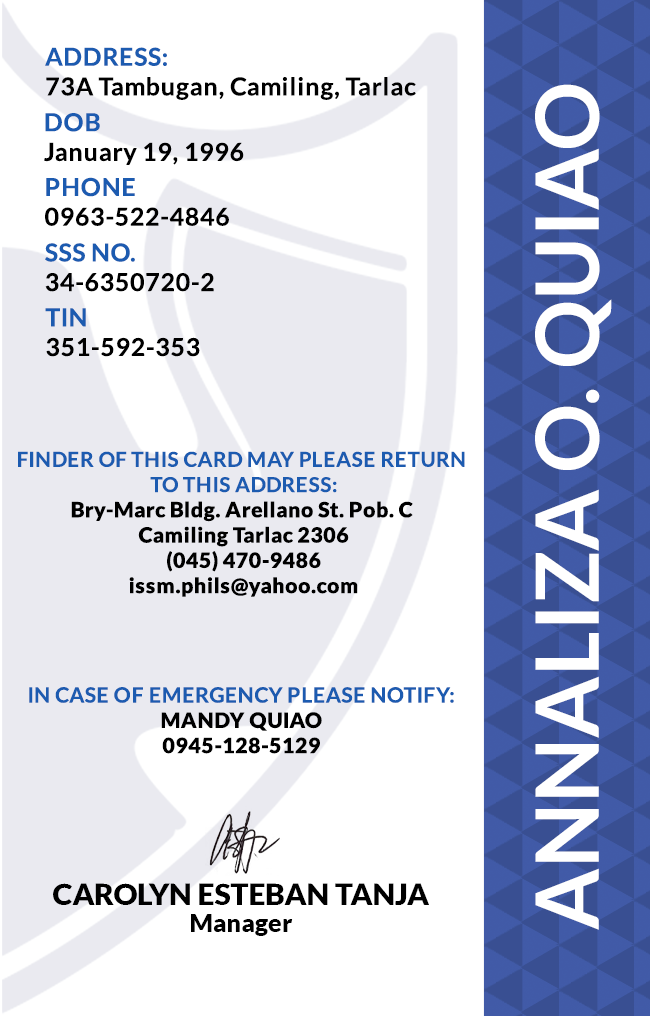
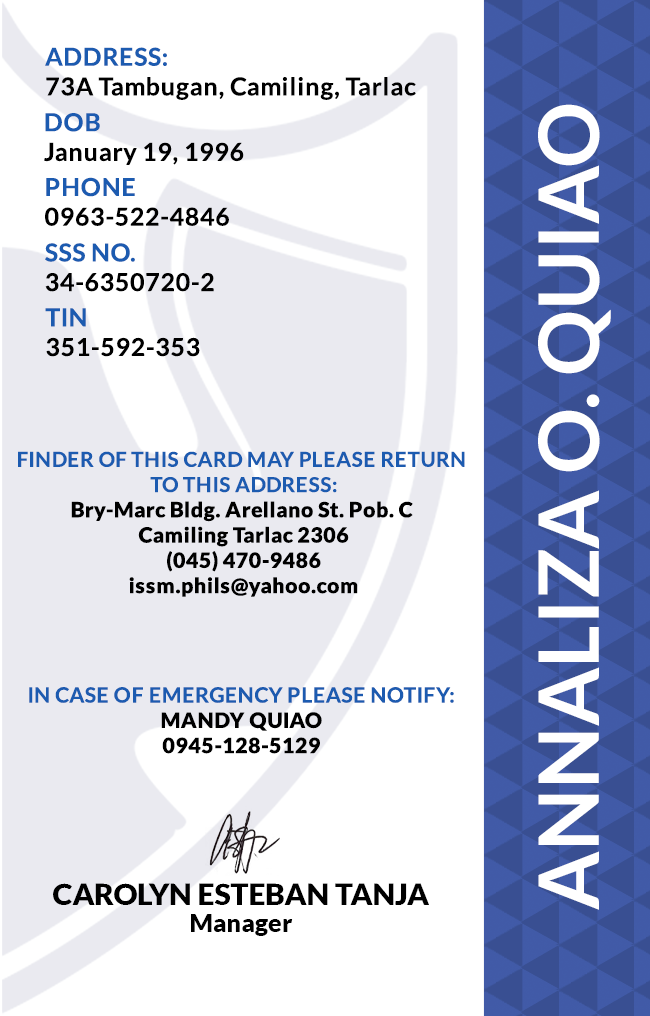
The second 650 x 1016 image is a revision of the first. Changes to its layers:
painted on "ANNALIZA O. QUIAO" over box(535, 84, 612, 930)
